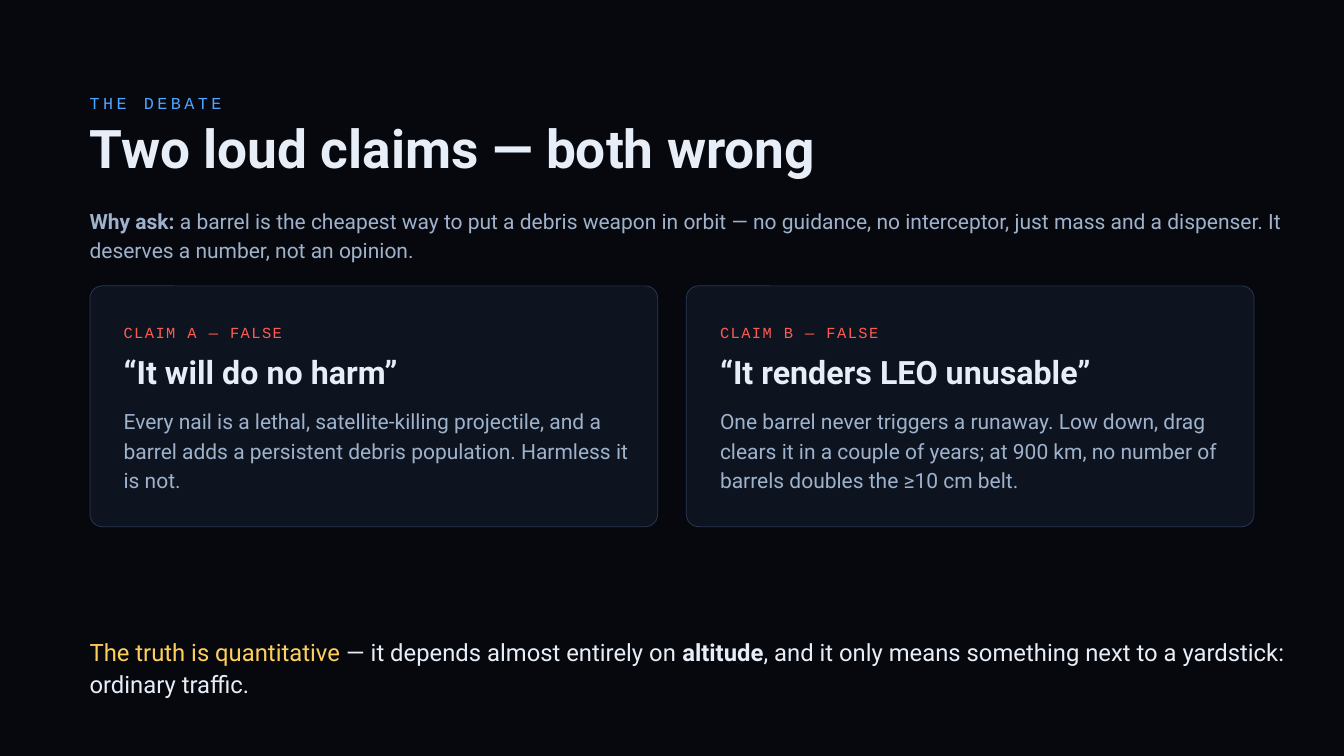
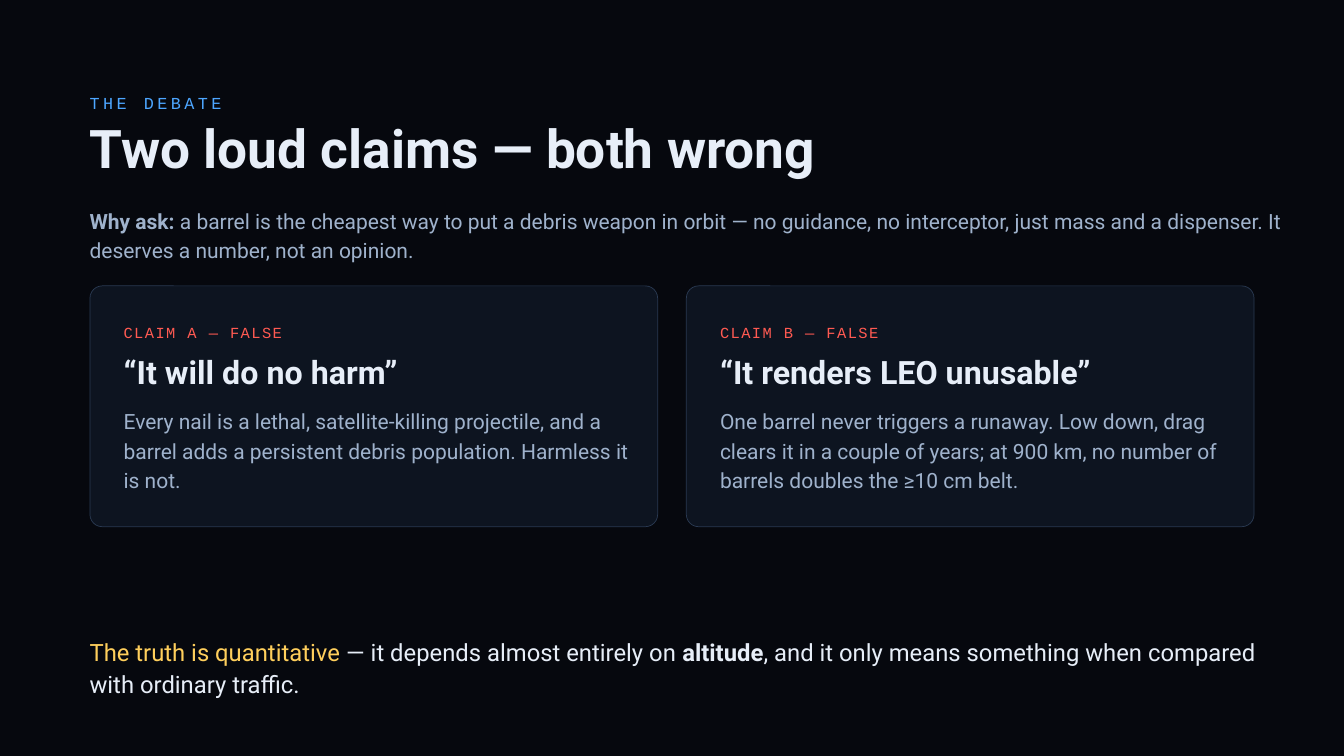
Before and after one commit to TimKadyrov/DebrisCascade, a slide deck: slide 2 of Barrel of Nails — Kessler Study.pptx. Drawn at 1344x756 pixels with LibreOffice and Linux fonts; fonts in the diff are those of the drawing. Boxes give left, top, right and bottom in pixels: in the first picture for what was removed or moved away, otherwise in the second. Text is boxed around its words. In the diff, an @@ line names an element or a change of style, - is before the commit and + after.

```diff
--- a/Barrel of Nails — Kessler Study.pptx
+++ b/Barrel of Nails — Kessler Study.pptx
@@ text at [90, 643, 1255, 698]: text changed @@
-The truth is quantitative — it depends almost entirely on altitude, and it only means something next to a yardstick: ordinary traffic.
+The truth is quantitative — it depends almost entirely on altitude, and it only means something when compared with ordinary traffic.
```
Also in this commit, not shown: 11 other slides changed, 6 other files.
